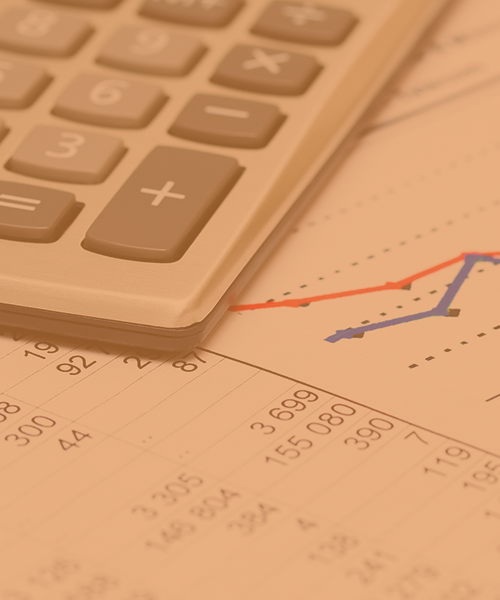
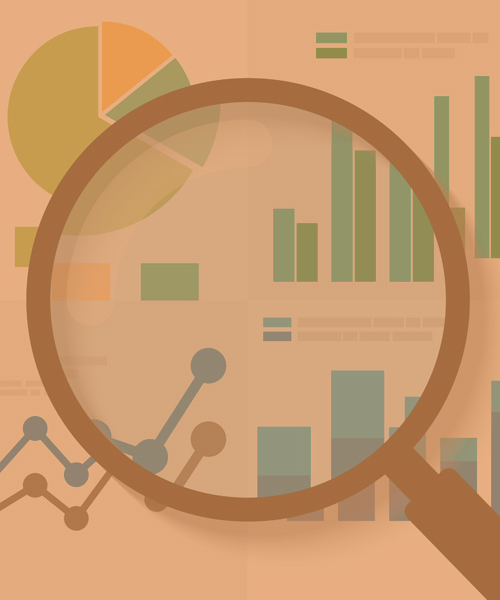
Layered file, before and after one edit (w=500, h=600). Changes by layer:
painted on "Vrstva 1" over [0, 0, 500, 600]
